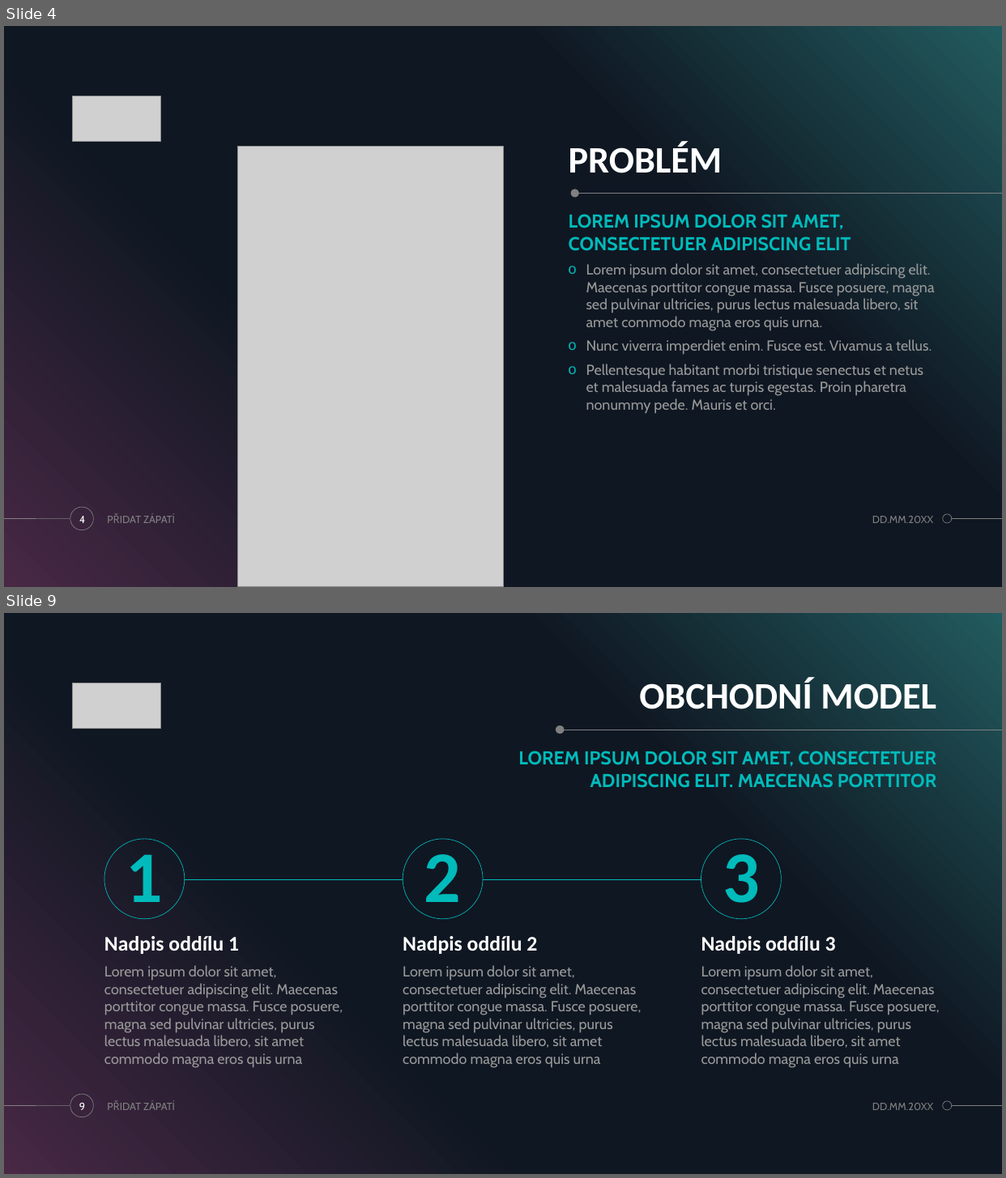
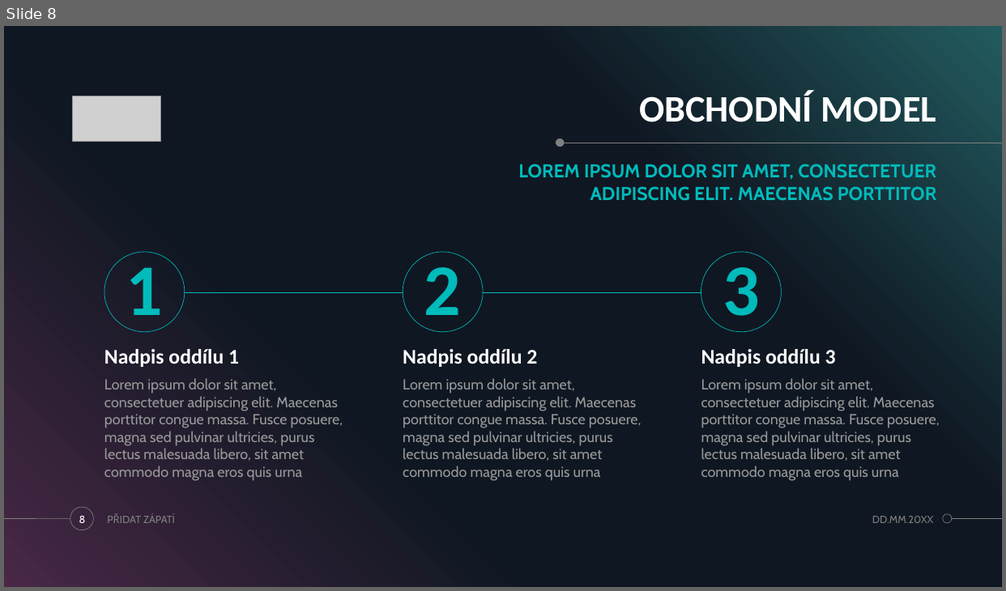
Before and after one commit to OpecenaPalacinka/UUR, a slide deck: Casomira/Prezentace casomiry.pptx. Shown one above the other, each under a label of ours: slides 4 and 9 before the commit, slide 8 after it; the slides between them are not shown. The pictures are 1006x1178 and 1006x591 pixels, drawn with LibreOffice and Linux fonts; fonts in the diff are those of the drawing; grey boxes stand for pictures. Boxes give left, top, right and bottom in pixels: in the first picture for what was removed or moved away, otherwise in the second. Text is boxed around its words. In the diff, an @@ line names an element or a change of style, - is before the commit and + after.

```diff
--- a/Casomira/Prezentace casomiry.pptx
+++ b/Casomira/Prezentace casomiry.pptx
@@ slide 4 removed at <box>4,26,1002,587</box>, background #000000; not listed: 5 template elements that a slide beside it also shows @@
@@ picture removed at <box>72,96,160,141</box> @@
@@ picture removed at <box>237,147,503,587</box> @@
@@ title removed at <box>569,141,722,173</box> @@
-PROBLÉM
@@ ellipse removed at <box>571,189,579,198</box> @@
@@ line removed from (1002, 193) to (577, 193) @@
@@ text removed at <box>569,214,851,251</box> @@
-LOREM IPSUM DOLOR SIT AMET, CONSECTETUER ADIPISCING ELIT
@@ text removed at <box>586,263,935,414</box> @@
-o Lorem ipsum dolor sit amet, consectetuer adipiscing elit. Maecenas porttitor congue massa. Fusce posuere, magna sed pulvinar ultricies, purus lectus malesuada libero, sit amet commodo magna eros quis urna.
-o Nunc viverra imperdiet enim. Fusce est. Vivamus a tellus.
-o Pellentesque habitant morbi tristique senectus et netus et malesuada fames ac turpis egestas. Proin pharetra nonummy pede. Mauris et orci.
@@ page number removed at <box>79,516,85,523</box> @@
-4
@@ text removed at <box>143,514,175,523</box> @@
-PŘIDAT ZÁPATÍ
@@ text removed at <box>872,516,933,523</box> @@
-DD.MM.20XX
@@ what was slide 9 is now slide 8 @@
@@ page number at <box>79,516,86,523</box>: text changed @@
-9
+8
```
Also in this commit, not shown: 7 slides added, 7 other slides removed, 2 other files.
